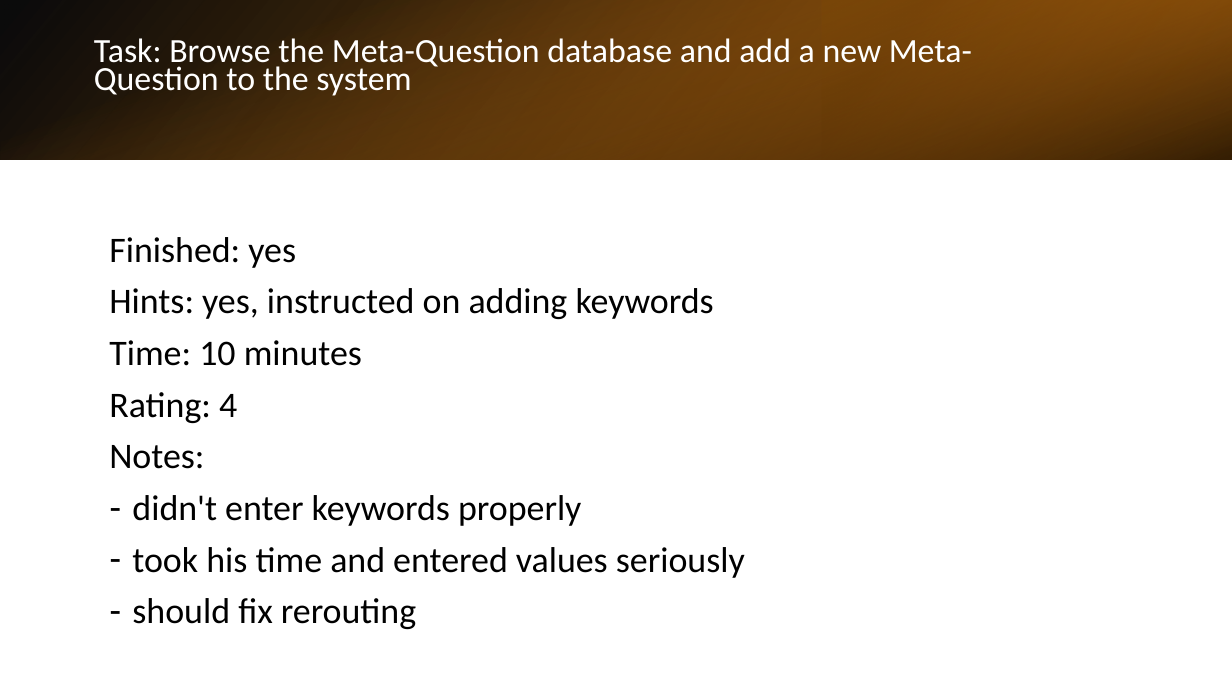
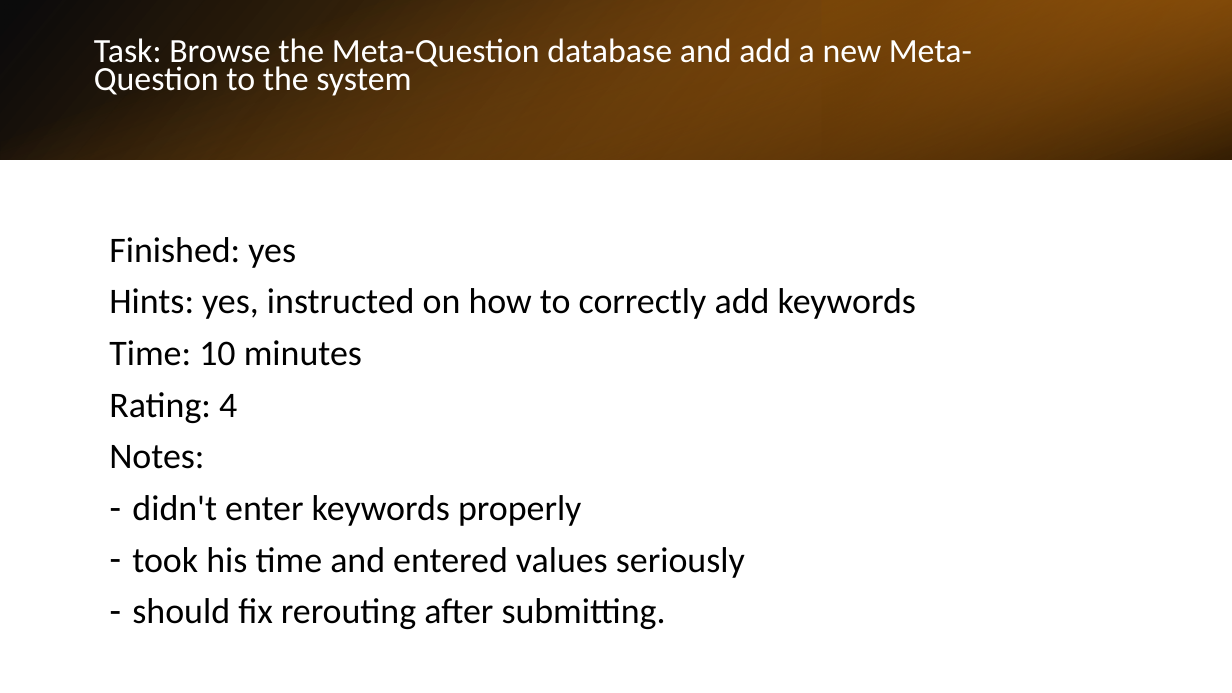
Before and after one commit to RoiTief/Exam-Management-System, a slide deck: slide 12 of docs/slide_07_05_24.pptx (slide 10 before the commit). Drawn at 1232x693 pixels with LibreOffice and Linux fonts; fonts in the diff are those of the drawing. Boxes give left, top, right and bottom in pixels: in the first picture for what was removed or moved away, otherwise in the second. Text is boxed around its words. In the diff, an @@ line names an element or a change of style, - is before the commit and + after.

```diff
--- a/docs/slide_07_05_24.pptx
+++ b/docs/slide_07_05_24.pptx
@@ text at [109,288,916,319]: text changed @@
-Hints: yes, instructed on adding keywords
+Hints: yes, instructed on how to correctly add keywords
@@ text at [132,598,666,629]: text changed @@
-– should fix rerouting
+– should fix rerouting after submitting.
```
Also in this commit, not shown: 2 other slides changed, 7 slides added, 5 slides removed.
